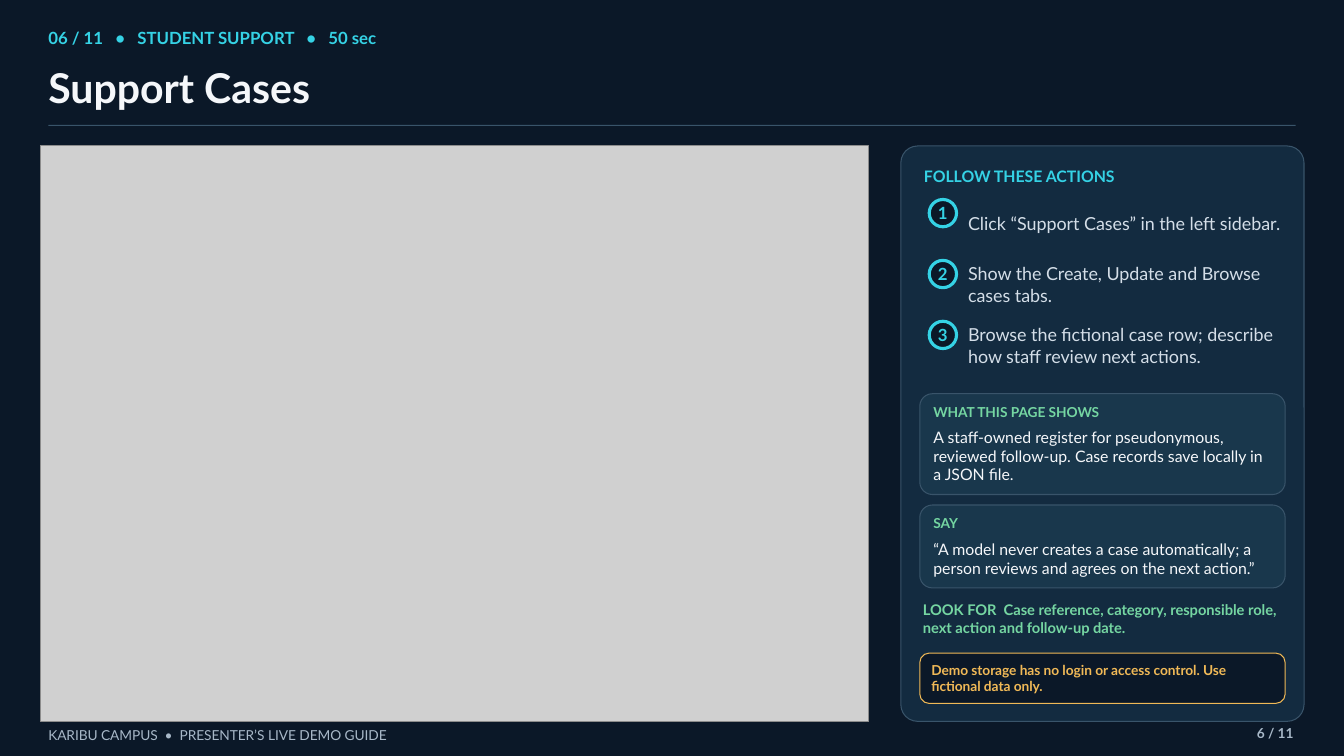
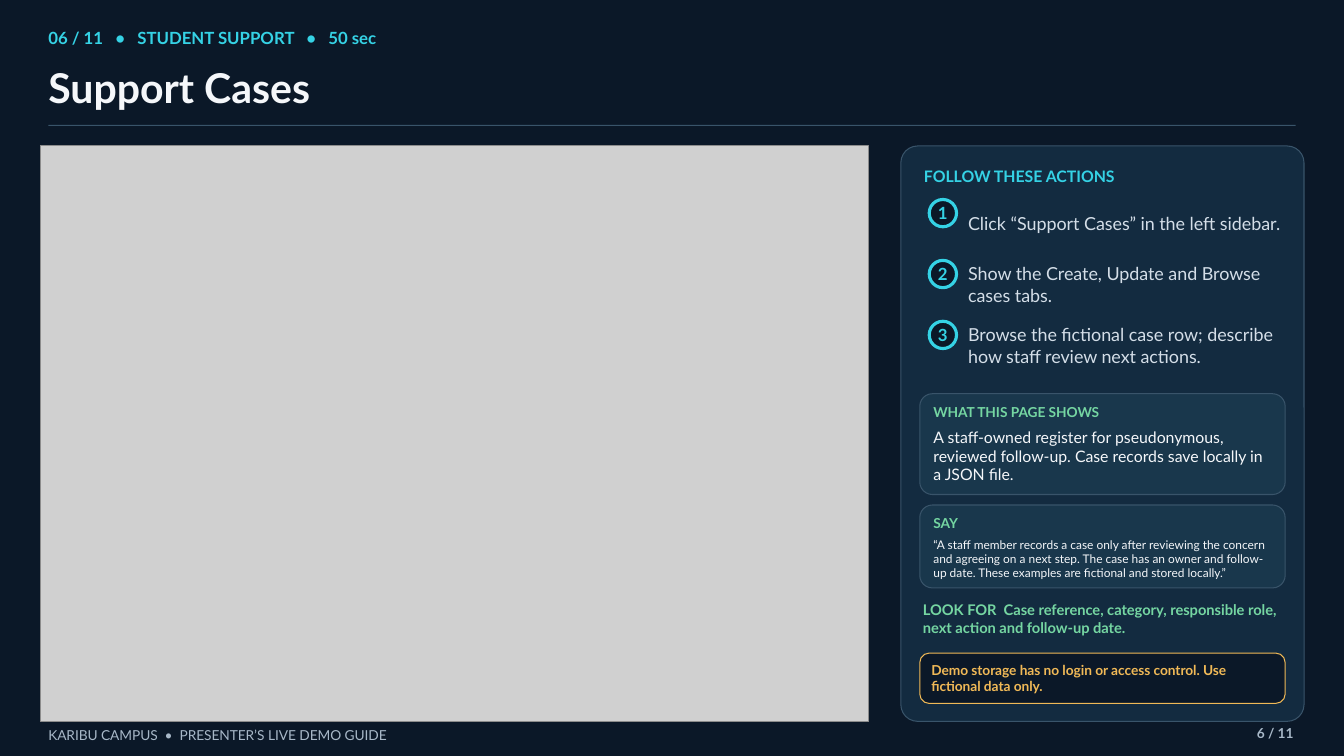
Before and after one commit to Tony405-spec/Karibu-Campus, a slide deck: slide 6 of presentation/demo_guide.pptx. Drawn at 1344x756 pixels with LibreOffice and Linux fonts; fonts in the diff are those of the drawing; grey boxes stand for pictures. Boxes give left, top, right and bottom in pixels: in the first picture for what was removed or moved away, otherwise in the second. Text is boxed around its words. In the diff, an @@ line names an element or a change of style, - is before the commit and + after.

```diff
--- a/presentation/demo_guide.pptx
+++ b/presentation/demo_guide.pptx
@@ text at bbox=[933, 540, 1265, 579]: text changed; size 11.2 to 8.5 pt @@
-“A model never creates a case automatically; a person reviews and agrees on the next action.”
+“A staff member records a case only after reviewing the concern and agreeing on a next step. The case has an owner and follow-up date. These examples are fictional and stored locally.”
```
Also in this commit, not shown: 4 other slides changed.
